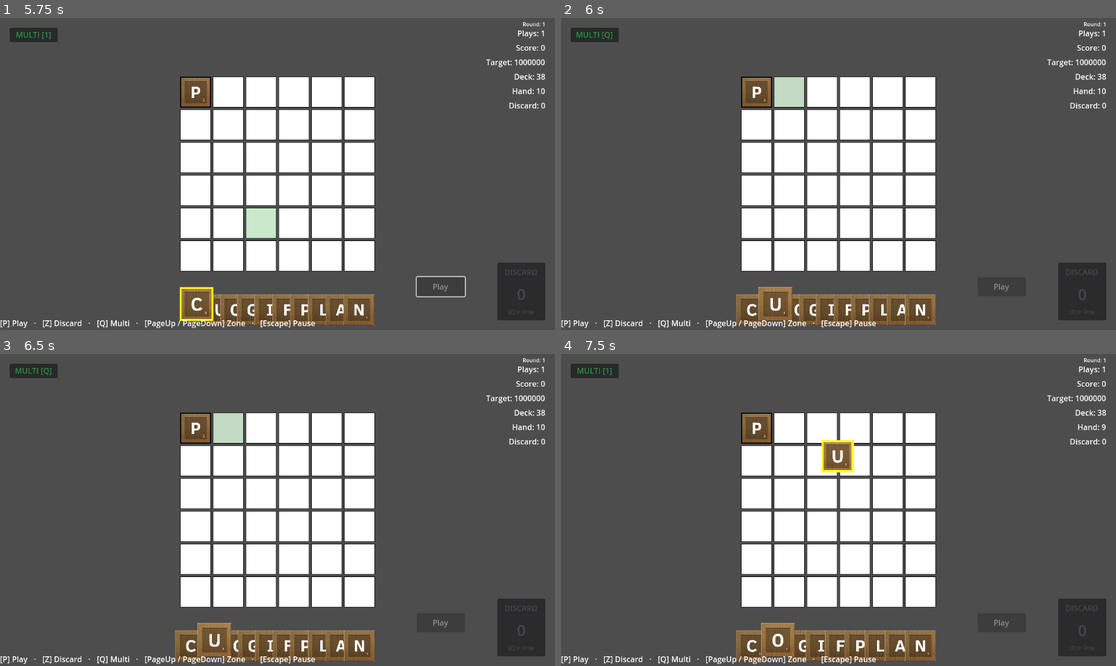
Above: before the commit, frames 1-4 (two rows, left to right).
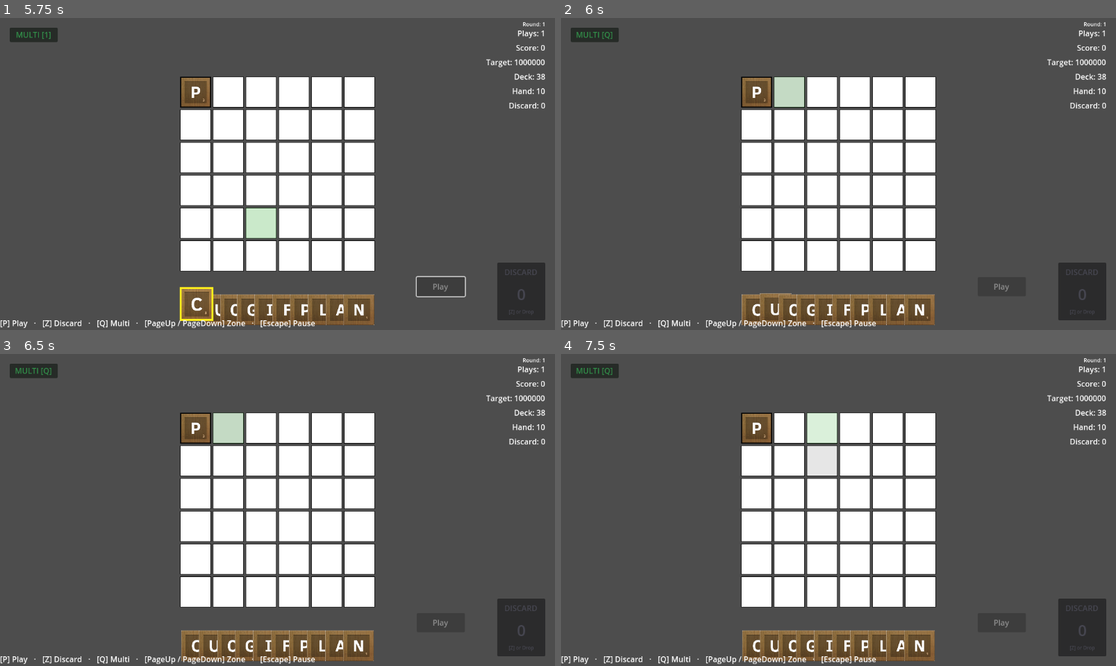
Above: after the commit, the same moments.

Repository: rcmilan/godot-scrabblerabble
Game: Godot game, scene res://scenes/title_screen/title_screen.tscn
Same seed, same stepped clock (60 frames per second), same inputs: the game is played once before the commit and once after it.
Inputs (mouse positions are in pixels of both pictures, inside the frame that each line leads up to):
- Up to frame 1 (5.75 s): click "New Game" at 0.5 s; click "New Game" at 1.25 s; click "Start Run" at 2 s; tap Enter (ui_accept) at 2.75, 5 s; drag from (194, 92) to (333, 105) at 2.77 s; click "Play" at 3.5 s; click "Play" at 4.25 s; drag from (194, 92) to (249, 236) at 5.02 s
- Up to frame 2 (6 s): tap Space (confirm_action) at 5.75 s; move the mouse to (788, 92) at 5.77 s; hold D (navigate_right) from 5.78 s (still down); tap L (draw_tiles) at 5.85 s; click (788, 92) at 5.92 s
- Up to frame 3 (6.5 s): keep holding D (navigate_right)
- Up to frame 4 (7.5 s): release D (navigate_right) at 6.5 s; tap Enter (ui_accept) at 6.5 s; drag from (821, 428) to (672, 463) at 6.52 s; tap Space (confirm_action) at 7.25 s; drag from (821, 428) to (866, 510) at 7.27 s

Frame 1 is identical in both runs. In frame 2, 1.1% of the frame differs, in the area x 31-68%, y 86-99%; in frame 3, 1.2%; in frame 4, 3.1%, in the area x 2-99%, y 4-99%.

Commit message:
feat: remove old typing mode, wire cell clicks to cursor
- Remove _typing_session field, typing intercept in _unhandled_input,
  _end_typing() from deactivate, and typing exit from _on_tile_selected
- Replace _start_typing(cell) with _cursor.move_to_board_cell() in _on_cell_clicked
- Delete entire TYPING MODE section (13 methods)
- Add play trigger on confirm for empty board cell with no selection
- Clear typing session when hand tile selected

Co-Authored-By: Claude Opus 4.6 <noreply@anthropic.com>

Diff:
--- a/scripts/controllers/gameplay_controller.gd
+++ b/scripts/controllers/gameplay_controller.gd
@@ -66,7 +66,6 @@
 var _word_validator: WordValidator = null
 var _play_state_manager: PlayStateManager = null
 var _word_finder: WordFinder = null
-var _typing_session: BoardTypingSession = null
 
 ## Cached validation results from the last real-time scan.
 var _current_valid_words: Array = []
@@ -98,10 +97,6 @@
 	if event.is_action_pressed(KeyAction.PAUSE_GAME):
 		pause_requested.emit()
 		get_viewport().set_input_as_handled()
-		return
-
-	if _is_typing():
-		_handle_typing_input(event)
 		return
 
 	if event.is_action_pressed(KeyAction.TOGGLE_MULTI):
@@ -166,7 +161,6 @@
 	if not _is_active:
 		return
 	_is_active = false
-	_end_typing()
 	_tracker.disconnect_all()
 	_selection.deselect_all()
 	print("[GameplayController] Deactivated")
@@ -238,9 +232,6 @@
 	if not _is_active:
 		return
 
-	if _is_typing() and tile.location == Tile.TileLocation.IN_HAND:
-		_end_typing()
-
 	print("[Gameplay] Tile selected: %s" % tile.name)
 
 	match tile.location:
@@ -251,6 +242,8 @@
 				print("[Gameplay] Board tile at cell: %s" % tile.current_cell.name)
 		Tile.TileLocation.IN_HAND:
 			_selection.select_tile(tile)
+			if _cursor and _cursor.get_typing_session() != null:
+				_cursor.set_typing_session(null)
 			_update_interaction_state()
 
 
@@ -326,6 +319,8 @@
 				tile_returned_to_hand.emit(board_tile)
 			else:
 				TileAnimator.animate_shake(board_tile)
+		else:
+			_on_play_requested()
 
 
 func _on_cursor_cancelled(_pos: CursorPosition) -> void:
@@ -599,14 +594,11 @@
 	if not _is_active:
 		return
 
-	# Enter typing mode on empty cell click when no hand selection active
+	# Move cursor to cell on empty cell click when no hand selection active
 	if not cell.is_occupied() and not _selection.has_selection():
-		_start_typing(cell)
-		return
-
-	# Exit typing mode if clicking while typing
-	if _is_typing():
-		_end_typing()
+		if _cursor:
+			_cursor.move_to_board_cell(cell.grid_position)
+		return
 
 	var selected: Array[Tile] = _selection.get_selected_tiles()
 	if selected.is_empty():
@@ -954,140 +946,6 @@
 
 
 # =============================================================================
-# TYPING MODE
-# =============================================================================
-
-func _is_typing() -> bool:
-	return _typing_session != null
-
-
-func _start_typing(cell: BoardCell) -> void:
-	_selection.deselect_all()
-	_typing_session = BoardTypingSession.create(board, cell.grid_position)
-	_update_typing_cursor()
-	print("[Gameplay] Typing mode started at %s" % cell.name)
-
-
-func _end_typing() -> void:
-	if _typing_session == null:
-		return
-	_clear_typing_cursor()
-	_typing_session = null
-	print("[Gameplay] Typing mode ended")
-
-
-func _update_typing_cursor() -> void:
-	_clear_typing_cursor()
-	if _typing_session == null or _typing_session.is_exhausted():
-		return
-	var cell := _typing_session.get_cursor_cell()
-	if cell:
-		cell.show_typing_cursor()
-
-
-func _clear_typing_cursor() -> void:
-	for c in board.get_all_cells():
-		c.clear_typing_cursor()
-
-
-func _handle_typing_input(event: InputEvent) -> void:
-	if not event is InputEventKey or not event.is_pressed() or event.is_echo():
-		# Background click exits typing mode
-		if event is InputEventMouseButton and event.is_pressed() and event.button_index == MOUSE_BUTTON_LEFT:
-			_end_typing()
-			get_viewport().set_input_as_handled()
-		return
-
-	var handled := true
-	match event.keycode:
-		KEY_ESCAPE:
-			_end_typing()
-		KEY_BACKSPACE:
-			_handle_typing_backspace()
-		KEY_LEFT:
-			_handle_typing_arrow(Vector2i(-1, 0))
-		KEY_RIGHT:
-			_handle_typing_arrow(Vector2i(1, 0))
-		KEY_UP:
-			_handle_typing_arrow(Vector2i(0, -1))
-		KEY_DOWN:
-			_handle_typing_arrow(Vector2i(0, 1))
-		_:
-			handled = _try_typing_letter(event.unicode)
-
-	if handled:
-		get_viewport().set_input_as_handled()
-
-
-func _try_typing_letter(unicode: int) -> bool:
-	if unicode < 65 or (unicode > 90 and unicode < 97) or unicode > 122:
-		return false
-	_handle_typing_letter(char(unicode))
-	return true
-
-
-func _handle_typing_letter(letter: String) -> void:
-	var tile := hand.find_tile_by_letter(letter.to_upper())
-	if tile == null:
-		return
-
-	var cell := _typing_session.get_cursor_cell()
-	if cell == null:
-		return
-
-	var swapped: Tile = null
-	if cell.is_occupied() and not cell.tile.is_locked:
-		swapped = cell.tile
-		_play_state_manager.remove_tile_at(cell.grid_position)
-		_placement.return_tile_to_hand(swapped, true)
-
-	_placement.place_tile_on_cell(tile, cell)
-	_play_state_manager.place_temporary_tile(tile, cell.grid_position)
-
-	_typing_session = _typing_session.with_placement(tile, swapped).advance()
-
-	if _typing_session.is_exhausted():
-		_end_typing()
-	else:
-		_update_typing_cursor()
-
-	_run_realtime_word_scan()
-	_play.update_play_button_state()
-
-
-func _handle_typing_backspace() -> void:
-	var entry := _typing_session.last_placement()
-	if entry.is_empty():
-		return
-
-	var tile_placed: Tile = entry.tile_placed
-	var tile_swapped: Tile = entry.tile_swapped
-	var pos: Vector2i = entry.pos
-
-	_play_state_manager.remove_tile_at(pos)
-	_placement.return_tile_to_hand(tile_placed)
-
-	if tile_swapped and tile_swapped.location == Tile.TileLocation.IN_HAND:
-		var cell := board.get_cell(pos.y, pos.x)
-		if cell and not cell.is_occupied():
-			hand.remove_tile(tile_swapped)
-			cell.tile_anchor.add_child(tile_swapped)
-			tile_swapped.position = Vector2.ZERO
-			tile_swapped.attach_to_cell(cell)
-			_play_state_manager.place_temporary_tile(tile_swapped, pos)
-
-	_typing_session = _typing_session.retreat()
-	_update_typing_cursor()
-	_run_realtime_word_scan()
-	_play.update_play_button_state()
-
-
-func _handle_typing_arrow(direction: Vector2i) -> void:
-	_typing_session = _typing_session.move(direction)
-	_update_typing_cursor()
-
-
-# =============================================================================
 # STATE MANAGEMENT
 # =============================================================================
 
